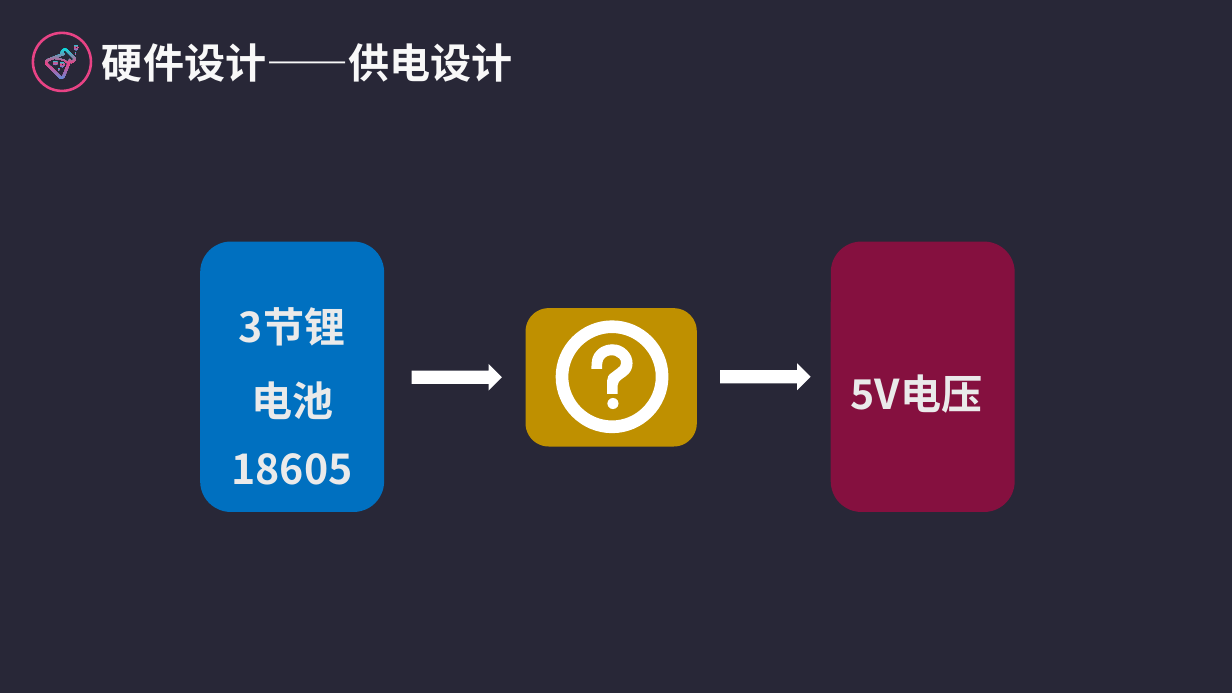
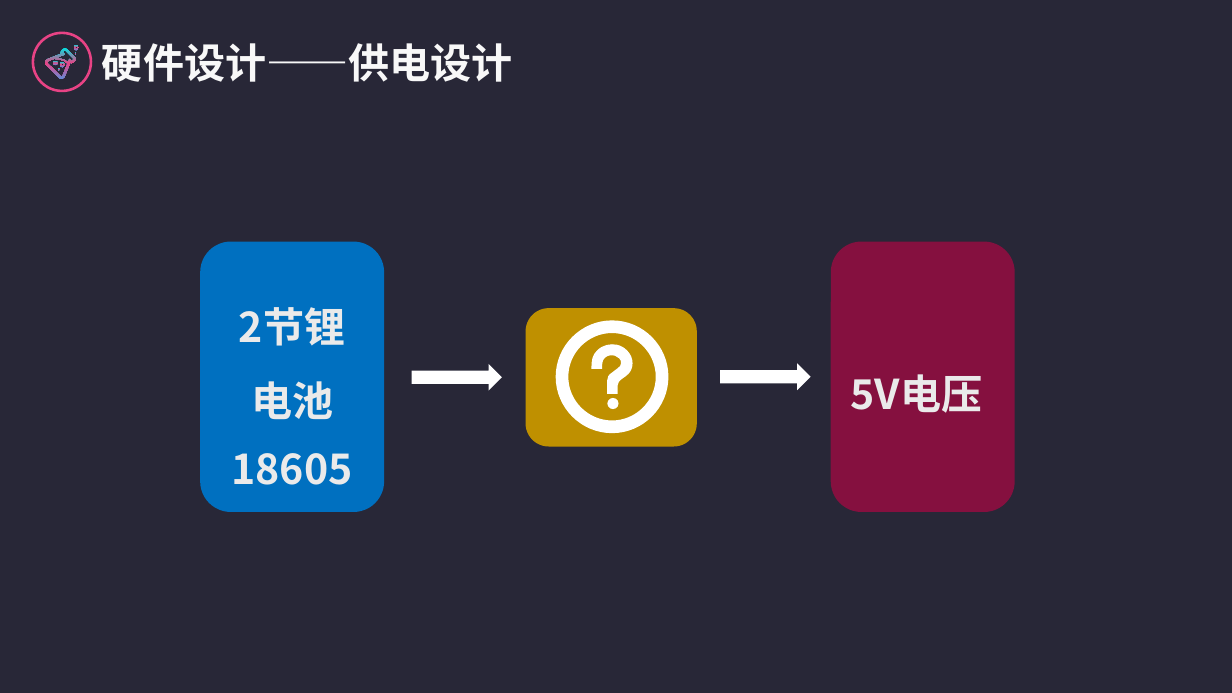
Before and after one commit to logic-basic/Graduation_Project, a slide deck: slide 12 of 答辩演示-党家翮.pptx (slide 13 before the commit). Drawn at 1232x693 pixels with LibreOffice and Linux fonts; fonts in the diff are those of the drawing. Boxes give left, top, right and bottom in pixels: in the first picture for what was removed or moved away, otherwise in the second. Text is boxed around its words. In the diff, an @@ line names an element or a change of style, - is before the commit and + after.

```diff
--- a/答辩演示-党家翮.pptx
+++ b/答辩演示-党家翮.pptx
@@ background #FFFFFF to #282737 @@
@@ rectangle removed at bbox=[0, 0, 1232, 693] @@
@@ text at bbox=[239, 307, 345, 346]: text changed @@
-3节锂
+2节锂
```
Also in this commit, not shown: 20 other slides changed, 1 slide added, 3 slides removed.
